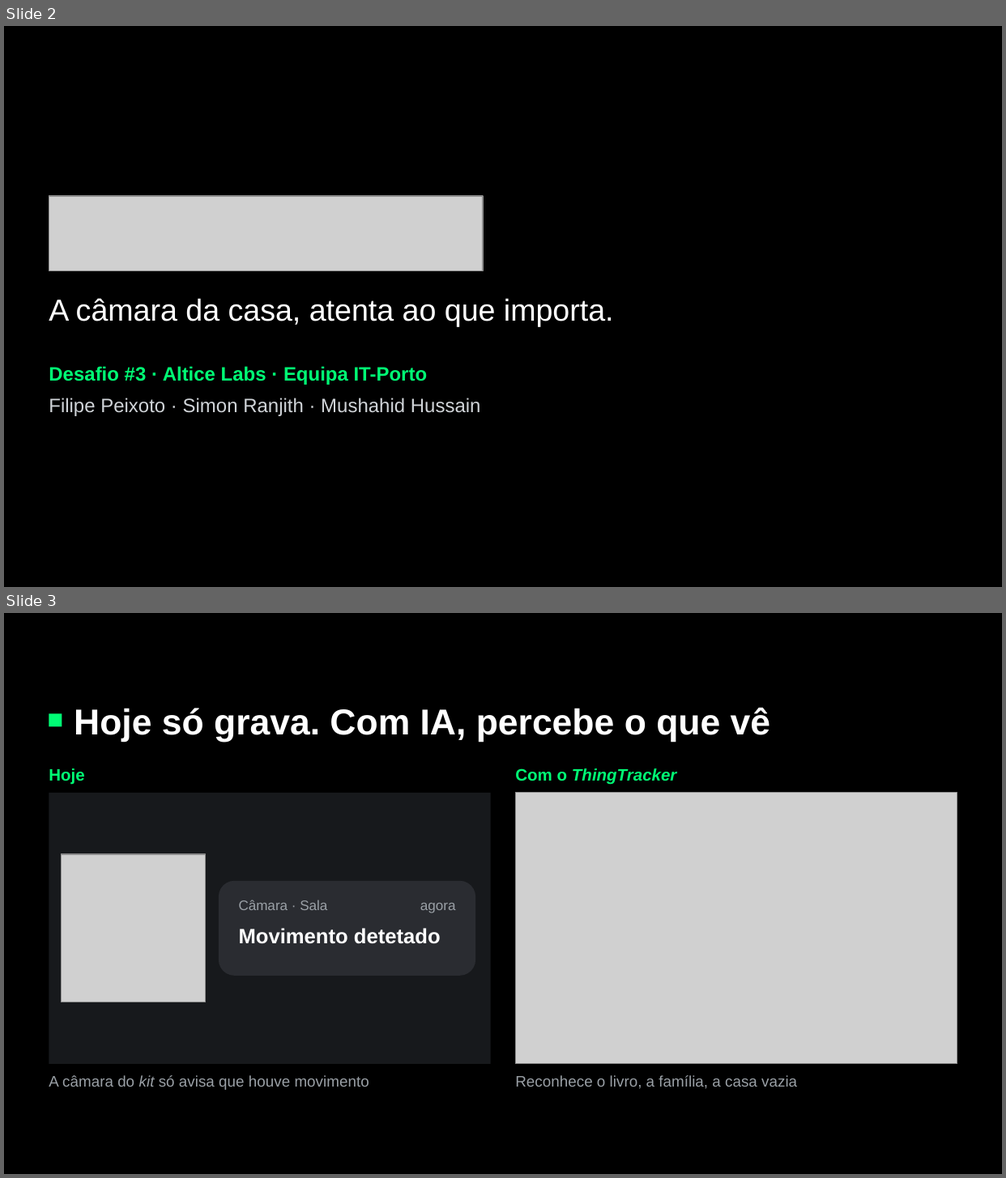
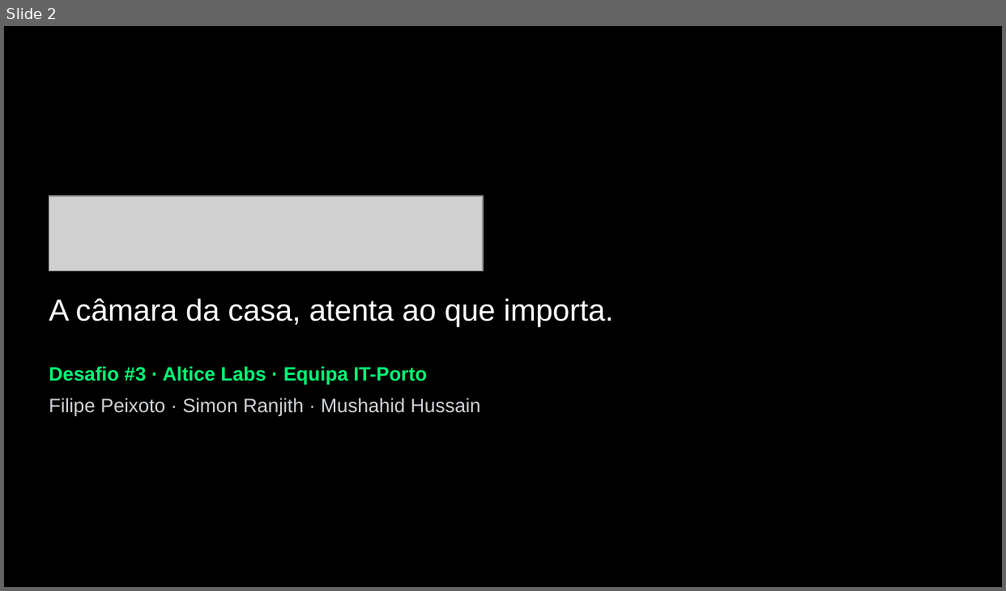
Before and after one commit to F1lipe01/hackathon-techweek, a slide deck: deliverables/deck/ThingTracker - Pitch 3 min.pptx. Shown one above the other, each under a label of ours: slides 2 and 3 before the commit, slide 2 after it. The pictures are 1006x1178 and 1006x591 pixels, drawn with LibreOffice and Linux fonts; fonts in the diff are those of the drawing; grey boxes stand for pictures; background and template pictures are left out. Boxes give left, top, right and bottom in pixels: in the first picture for what was removed or moved away, otherwise in the second. Text is boxed around its words. In the diff, an @@ line names an element or a change of style, - is before the commit and + after.

```diff
--- a/deliverables/deck/ThingTracker - Pitch 3 min.pptx
+++ b/deliverables/deck/ThingTracker - Pitch 3 min.pptx
@@ slide 3 removed at [4,613,1002,1174], background #000000 @@
@@ text removed at [74,707,770,742] @@
-Hoje só grava. Com IA, percebe o que vê
@@ rectangle removed at [49,713,62,726] @@
@@ text removed at [49,769,84,785] @@
-Hoje
@@ text removed at [515,769,676,785] @@
-Com o ThingTracker
@@ rectangle removed at [49,793,490,1064] @@
@@ picture removed at [515,793,956,1064] @@
@@ picture removed at [61,854,206,1002] @@
@@ rounded rectangle removed at [219,881,476,976] @@
@@ text removed at [239,900,327,910] @@
-Câmara · Sala
@@ text removed at [420,903,456,914] @@
-agora
@@ text removed at [239,928,441,944] @@
-Movimento detetado
@@ text removed at [49,1076,369,1090] @@
-A câmara do kit só avisa que houve movimento
@@ text removed at [515,1076,797,1089] @@
-Reconhece o livro, a família, a casa vazia
```
Also in this commit, not shown: 4 slides added, 1 other slide removed, 3 other files.
